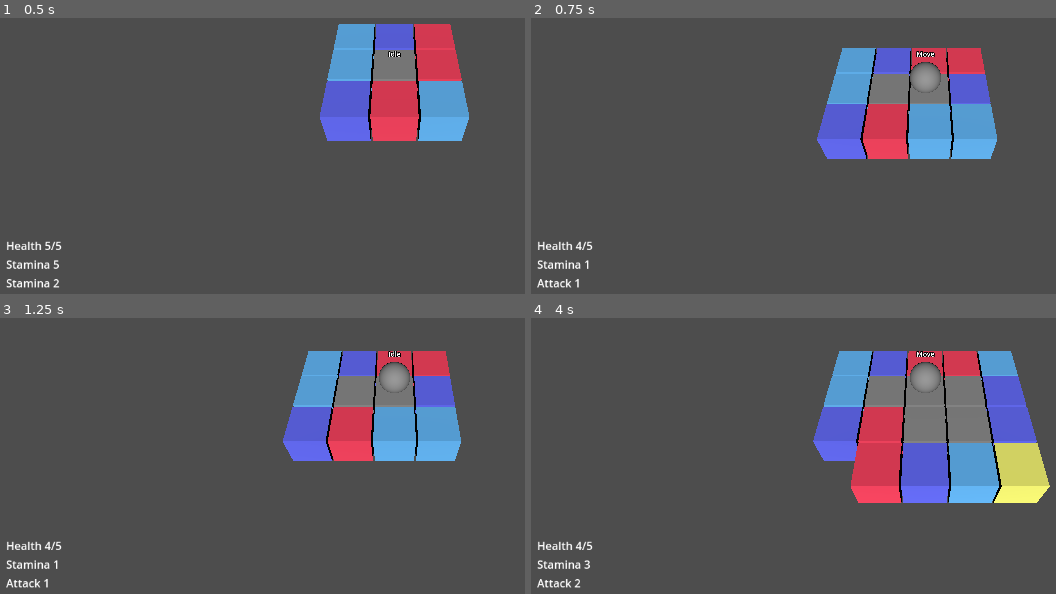
Above: before the commit, frames 1-4 (two rows, left to right).
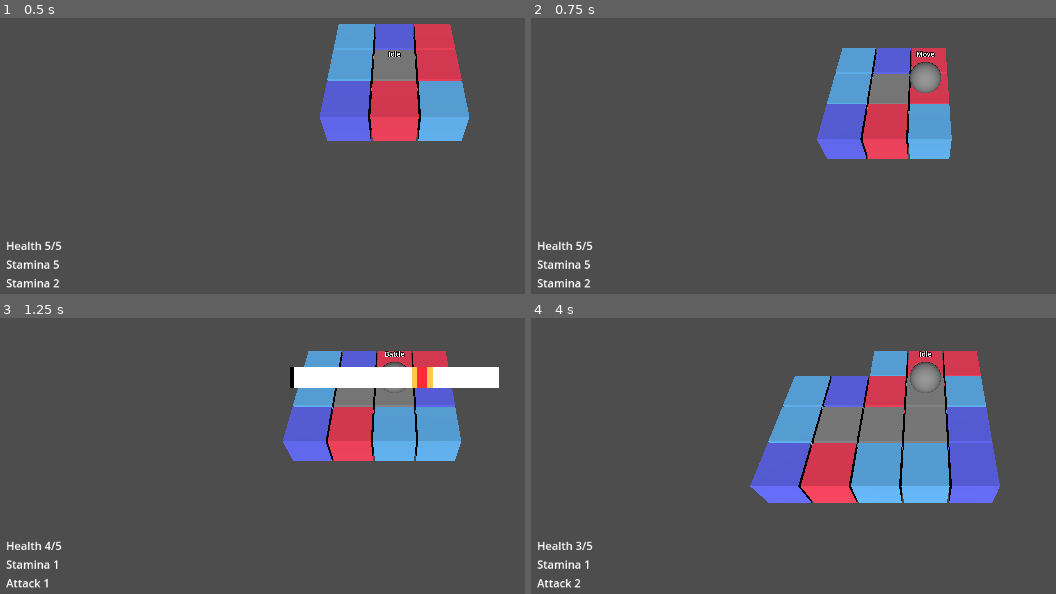
Above: after the commit, the same moments.

Repository: tVeratti/mini-byte-jam
Game: Godot game, scene res://main.tscn
Two runs of this game, one before a commit and one after it. Both use one fixed random seed, a clock stepped at 60 frames per second and the inputs below.
Inputs:
- Up to frame 1 (0.5 s): no input
- Up to frame 2 (0.75 s): tap Enter at 0.5 s; hold Right (move_right) from 0.53 s (still down); tap Space (accept) at 0.6 s
- Up to frame 3 (1.25 s): keep holding Right (move_right)
- Up to frame 4 (4 s): release Right (move_right) at 1.28 s; hold S (move_backward) 1.28-2.03 s; tap Space (accept) every 0.75 s from 1.35 to 3.6 s; hold Right (move_right) 2.03-2.78 s; hold W (move_forward) 2.78-3.53 s; hold A (move_left) from 3.53 s (still down)

Frame 1 is identical in both runs. In frame 2, 3.8% of the frame differs, in the area x 1-89%, y 10-98%; in frame 3, 3.1%; in frame 4, 23%, in the area x 8-99%, y 11-91%.

Commit message:
add player battle state, delay new coord after move

Diff:
--- a/player/direction_intent_marker.gd
+++ b/player/direction_intent_marker.gd
@@ -6,6 +6,7 @@
 
 
 var next_tile_coord:Vector3
+var next_tile_type:Tile.Types
 
 
 @onready var player:Player = owner
@@ -19,4 +20,6 @@
 func _on_player_direction_changed(direction:Vector3) -> void:
 	var flat_position: = Vector3(player.global_position.x, 0, player.global_position.z)
 	next_tile_coord = grid.local_to_map(flat_position) + Vector3i(direction)
+	next_tile_type = grid.tiles[next_tile_coord]
+
 	global_position = grid.map_to_local(next_tile_coord) + POSITION_OFFSET
--- a/player/player.tscn
+++ b/player/player.tscn
@@ -8,6 +8,7 @@
 [ext_resource type="Script" uid="uid://ck373hlpxuirp" path="res://player/player_state_machine/player_states/move_intent.gd" id="5_boad6"]
 [ext_resource type="Script" uid="uid://dm56ugqm67vwi" path="res://player/player_state_machine/player_states/move.gd" id="5_qjkh3"]
 [ext_resource type="Script" uid="uid://d1biy3n4gpulo" path="res://player/direction_intent_marker.gd" id="6_g6k8r"]
+[ext_resource type="Script" uid="uid://comhou0m6hmob" path="res://player/player_state_machine/player_states/battle.gd" id="8_hg6s5"]
 
 [sub_resource type="SphereMesh" id="SphereMesh_kqu6x"]
 radius = 0.4
@@ -46,6 +47,9 @@
 [node name="Move" type="Node" parent="PlayerStateMachine"]
 script = ExtResource("5_qjkh3")
 
+[node name="Battle" type="Node" parent="PlayerStateMachine"]
+script = ExtResource("8_hg6s5")
+
 [node name="PlayerDirectionIntent" type="MeshInstance3D" parent="."]
 unique_name_in_owner = true
 transform = Transform3D(1, 0, 0, 0, -1, 8.74228e-08, 0, -8.74228e-08, -1, 0.597404, 0, 0)
--- /dev/null
+++ b/player/player_state_machine/player_states/battle.gd
@@ -0,0 +1,17 @@
+extends PlayerState
+
+
+var grid:Grid
+
+
+func enter(previous_state_path: String, data := {}) -> void:
+	grid = get_tree().get_first_node_in_group("tile_grid")
+	grid.battle_ended.connect(_on_battle_ended)
+
+
+func exit() -> void:
+	grid.battle_ended.disconnect(_on_battle_ended)
+
+
+func _on_battle_ended() -> void:
+	finished.emit(IDLE)
--- a/player/player_state_machine/player_states/move.gd
+++ b/player/player_state_machine/player_states/move.gd
@@ -4,32 +4,38 @@
 # PlayerState: Move
 # Move to intended direction
 
-
-var target_position:Vector3
-var next_tile_type:Tile.Types
-
 var queued_next_intent:Vector3
 
 
 func enter(_previous_state_path: String, data := {}) -> void:
+	# Listen to direction changes to queue up the next direction
 	queued_next_intent = Vector3.ZERO
 	player.input_component.direction_changed.connect(_on_direction_changed)
 
-	var player_direction_intent:PlayerDirectionIntent = player.player_direction_intent
-	target_position = player_direction_intent.global_position
-
-	# Update the coordinates of the player now that movement is locked in
-	player.coordinates_changed.emit(player_direction_intent.next_tile_coord)
+	var target_position:Vector3 = player.player_direction_intent.global_position
 
 	var tween: = get_tree().create_tween()
 	tween.set_ease(Tween.EASE_OUT)
 	tween.set_trans(Tween.TRANS_EXPO)
 	tween.tween_property(player, "global_position", target_position, 0.5)
-	tween.tween_callback(func():
-		if queued_next_intent.is_zero_approx():
-			finished.emit(IDLE)
-		else:
-			finished.emit(MOVE_INTENT, { "initial_direction": queued_next_intent }))
+	tween.tween_callback(_goto_next_state)
+
+
+func _goto_next_state() -> void:
+	var player_direction_intent:PlayerDirectionIntent = player.player_direction_intent
+
+	# Update the coordinates of the player now that movement is locked in
+	player.coordinates_changed.emit(player_direction_intent.next_tile_coord)
+	var next_tile_type = player_direction_intent.next_tile_type
+
+	match(next_tile_type):
+		Tile.Types.BATTLE:
+			finished.emit(BATTLE)
+		_:
+			if queued_next_intent.is_zero_approx():
+				finished.emit(IDLE)
+			else:
+				finished.emit(MOVE_INTENT, { "initial_direction": queued_next_intent })
 
 
 func exit() -> void:
Not shown: 1 places in player/player.tscn that only renumber resources
Not shown, added: player/player_state_machine/player_states/battle.gd.uid
